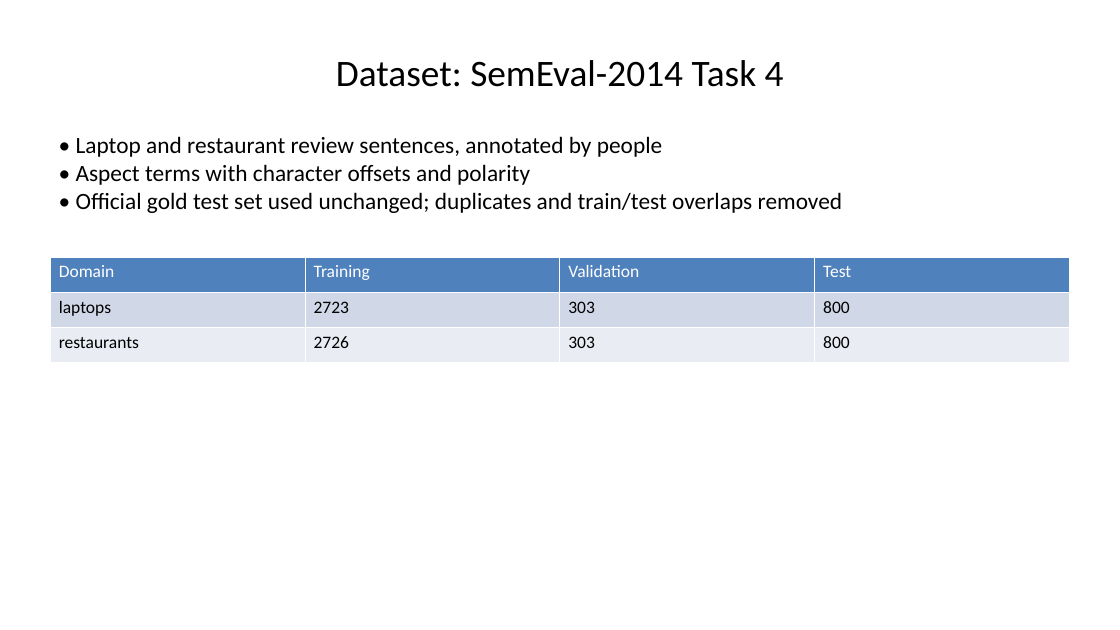
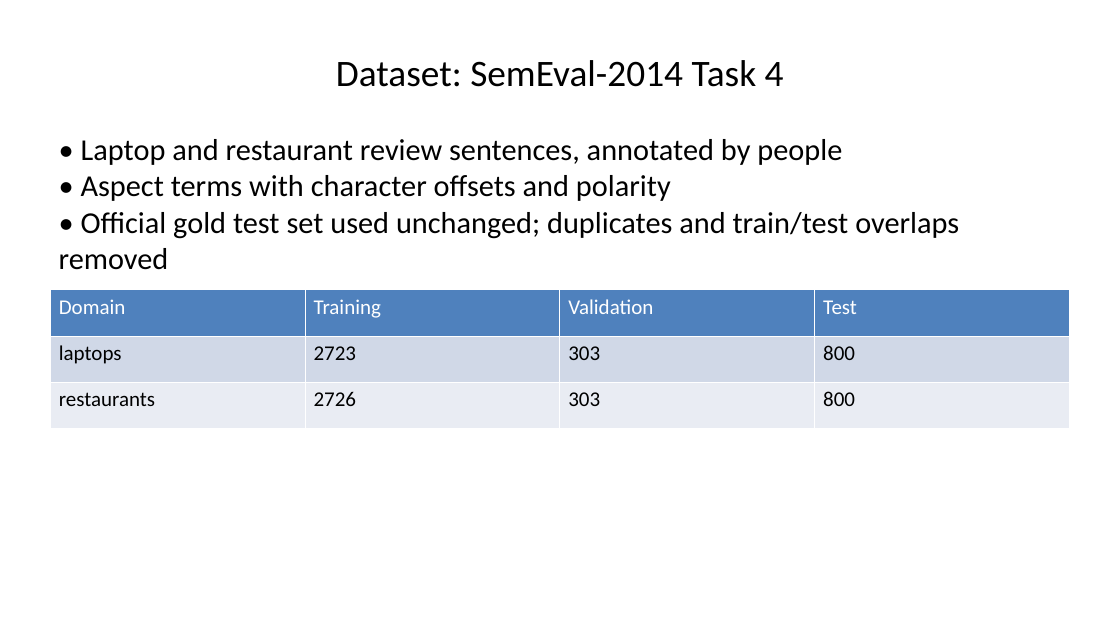
Before and after one commit to loki1948/ABSA-Product-Review-Analysis, a slide deck: slide 4 of docs/submission/ABSA_Presentation.pptx. Drawn at 1120x630 pixels with LibreOffice and Linux fonts; fonts in the diff are those of the drawing. Boxes give left, top, right and bottom in pixels: in the first picture for what was removed or moved away, otherwise in the second. Text is boxed around its words. In the diff, an @@ line names an element or a change of style, - is before the commit and + after.

```diff
--- a/docs/submission/ABSA_Presentation.pptx
+++ b/docs/submission/ABSA_Presentation.pptx
@@ text "• Laptop and restaurant review ..." at (59,139,959,270): size 20 to 26 pt @@
@@ table at (50,290,1069,429) @@
@@ size 15 to 18 pt @@
@@ table: place and size @@
-table at (50,257,1069,363)
+table at (50,290,1069,429)
```
Also in this commit, not shown: 16 other slides changed, 25 other files.
